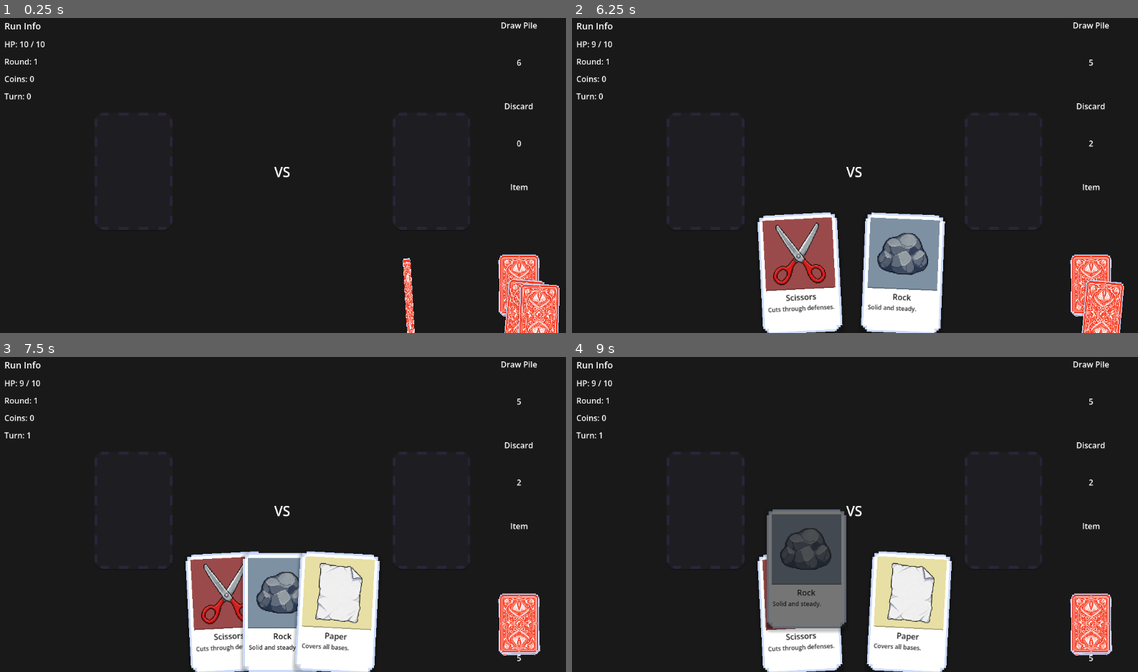
Above: before the commit, frames 1-4 (two rows, left to right).
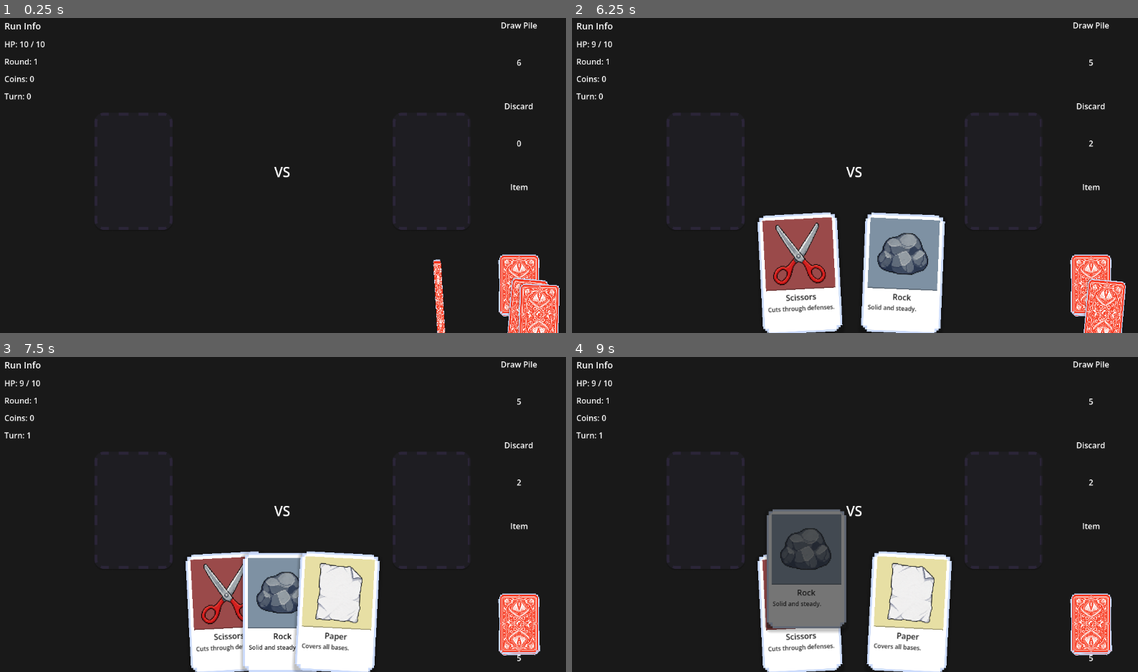
Above: after the commit, the same moments.

Repository: MaulRai/jankpot
Game: Godot game, scene res://scenes/main/Main.tscn
The game is run twice, just before and just after one commit, with the same random seed, the same clock (stepped at 60 frames per second) and the same inputs.
Inputs (mouse positions are in pixels of both pictures, inside the frame that each line leads up to):
- Up to frame 1 (0.25 s): no input
- Up to frame 2 (6.25 s): drag from (804, 270) to (911, 103) at 0.52 s; tap Enter at 1.25 s; drag from (855, 273) to (826, 235) at 1.27 s; move the mouse to (911, 273) at 2.02 s; click (911, 273) at 2.17 s; tap Space at 2.75 s; drag from (826, 235) to (685, 125) at 2.77 s; drag from (707, 169) to (883, 172) at 3.52 s; drag from (707, 172) to (770, 90) at 4.27 s; move the mouse to (1002, 172) at 5.02 s; click (1002, 172) at 5.17 s; drag from (770, 90) to (741, 188) at 5.77 s
- Up to frame 3 (7.5 s): drag from (356, 615) to (339, 442) at 6.52 s; tap Enter at 7.25 s; drag from (169, 527) to (254, 574) at 7.27 s
- Up to frame 4 (9 s): move the mouse to (911, 442) at 8.02 s; click (911, 442) at 8.17 s; tap Space at 8.75 s; drag from (826, 574) to (685, 464) at 8.77 s

The runs differ from the first frame. In frame 1, 1.1% of the frame differs, in the area x 71-99%, y 76-100%; in frame 2, 1.0%; in frame 3, less than 0.1%; in frame 4, less than 0.1%.

Commit message:
feat: smooth drawing animation

Diff:
--- a/scenes/main/Main.tscn
+++ b/scenes/main/Main.tscn
@@ -131,6 +131,7 @@
 offset_bottom = 120.0
 
 [node name="BottomHand" type="Control" parent="."]
+z_index = 30
 layout_mode = 1
 anchors_preset = 14
 anchor_left = 0.0
--- a/scripts/game/GameController.gd
+++ b/scripts/game/GameController.gd
@@ -192,8 +192,6 @@
 		await last_finished
 
 	for card in hand_view.card_views:
-		card.reset_transform()
-		card.z_index = card.base_z_index
 		card.set_interaction_enabled(true)
 	_update_pile_visuals()
 
@@ -211,24 +209,25 @@
 		return get_tree().process_frame
 	drawn_card.set_interaction_enabled(false)
 	drawn_card.set_face_down(true)
-	drawn_card.global_position = pile_card_top.global_position
+	var pile_position_in_hand := hand_view.get_global_transform().affine_inverse() \
+		* pile_card_top.global_position
+	drawn_card.position = pile_position_in_hand
 	drawn_card.scale = Vector2(0.5, 0.5)
 	drawn_card.rotation_degrees = randf_range(-8.0, 8.0)
-	drawn_card.z_index = 1800 + hand_index
-
-	var target_position := hand_view.get_card_target_global_position(hand_index, hand_count)
+	drawn_card.z_index = drawn_card.base_z_index
+
 	var movement := create_tween()
 	if delay > 0.0:
 		movement.tween_interval(delay)
-	movement.tween_property(drawn_card, "global_position", target_position, 0.56) \
+	movement.tween_property(drawn_card, "position", drawn_card.base_position, 0.58) \
 		.set_trans(Tween.TRANS_CUBIC).set_ease(Tween.EASE_IN_OUT)
-	movement.parallel().tween_property(drawn_card, "scale:y", 1.0, 0.56) \
+	movement.parallel().tween_property(drawn_card, "scale:y", 1.0, 0.58) \
 		.set_trans(Tween.TRANS_SINE).set_ease(Tween.EASE_IN_OUT)
 	movement.parallel().tween_property(
 		drawn_card,
 		"rotation_degrees",
 		drawn_card.base_rotation_degrees,
-		0.56
+		0.58
 	) \
 		.set_trans(Tween.TRANS_SINE).set_ease(Tween.EASE_IN_OUT)
 
